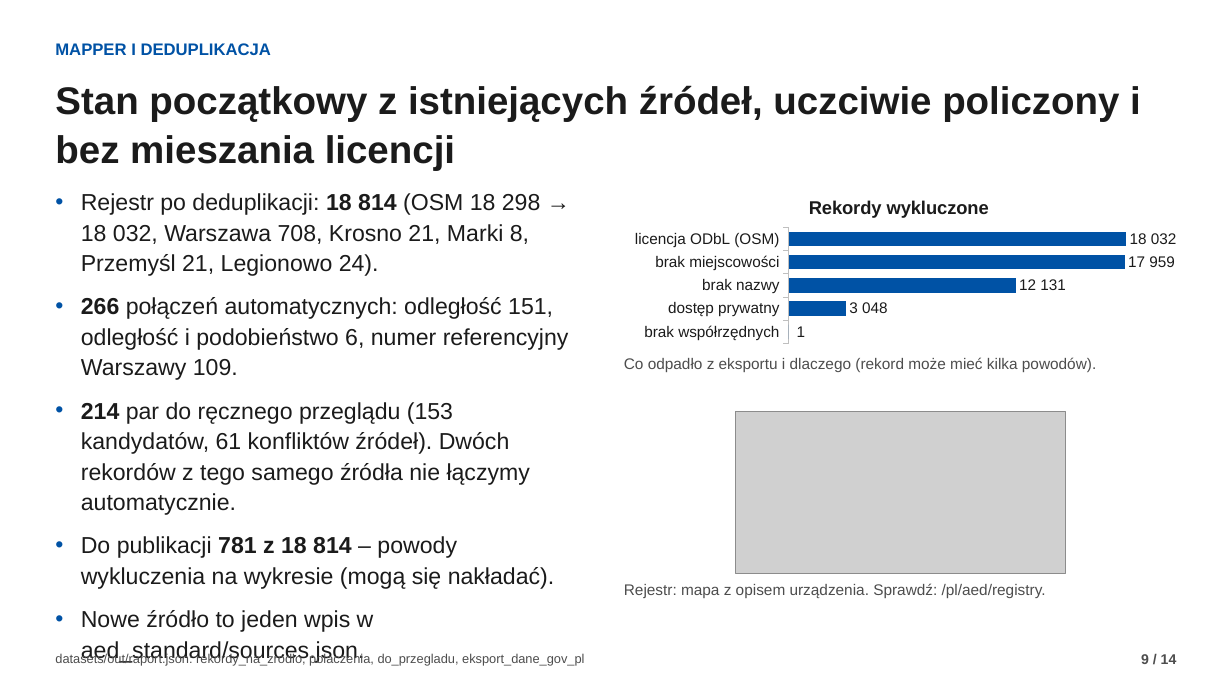
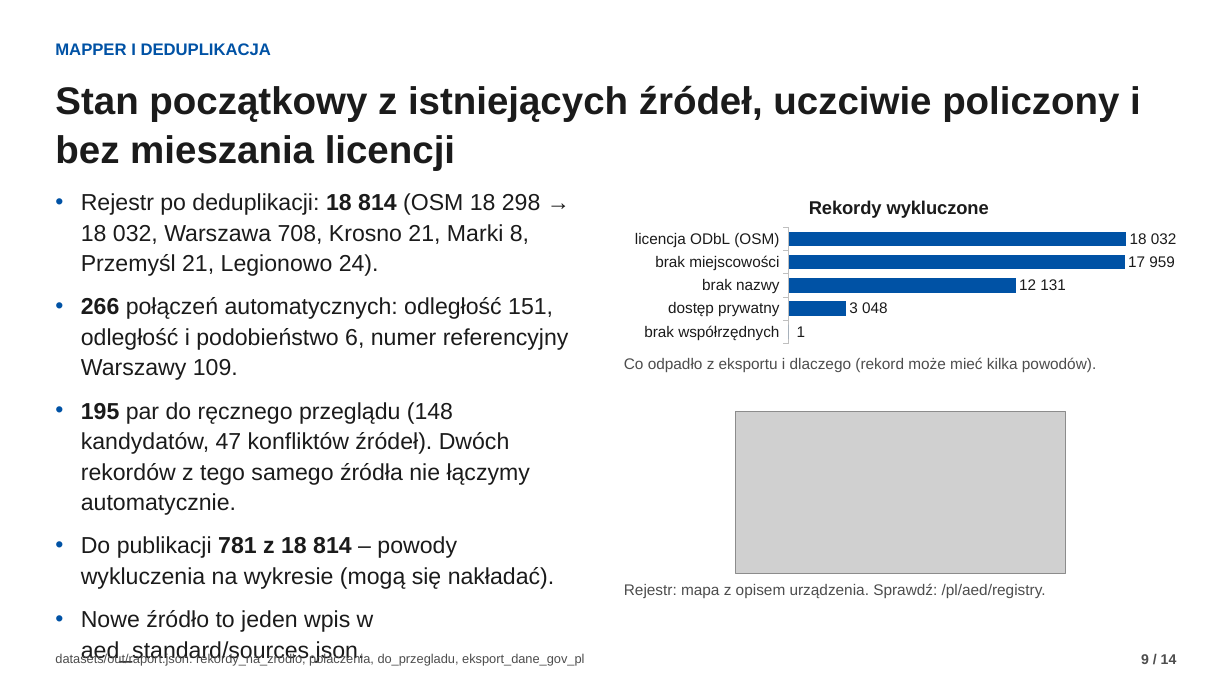
Before and after one commit to fidok15/AED, a slide deck: slide 9 of docs/prezentacja/misja-aed.pptx. Drawn at 1232x693 pixels with LibreOffice and Linux fonts; fonts in the diff are those of the drawing; grey boxes stand for pictures. Boxes give left, top, right and bottom in pixels: in the first picture for what was removed or moved away, otherwise in the second. Text is boxed around its words. In the diff, an @@ line names an element or a change of style, - is before the commit and + after.

```diff
--- a/docs/prezentacja/misja-aed.pptx
+++ b/docs/prezentacja/misja-aed.pptx
@@ text at (81,402,530,515): text changed @@
-• 214 par do ręcznego przeglądu (153 kandydatów, 61 konfliktów źródeł). Dwóch rekordów z tego samego źródła nie łączymy automatycznie.
+• 195 par do ręcznego przeglądu (148 kandydatów, 47 konfliktów źródeł). Dwóch rekordów z tego samego źródła nie łączymy automatycznie.
```
Also in this commit, not shown: 5 other slides changed, 16 other files.
